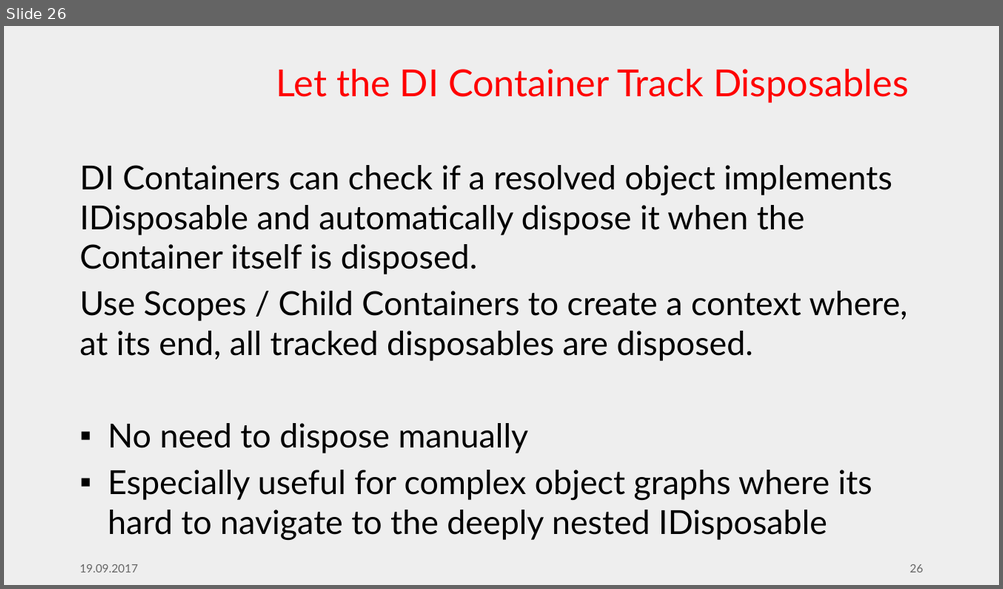
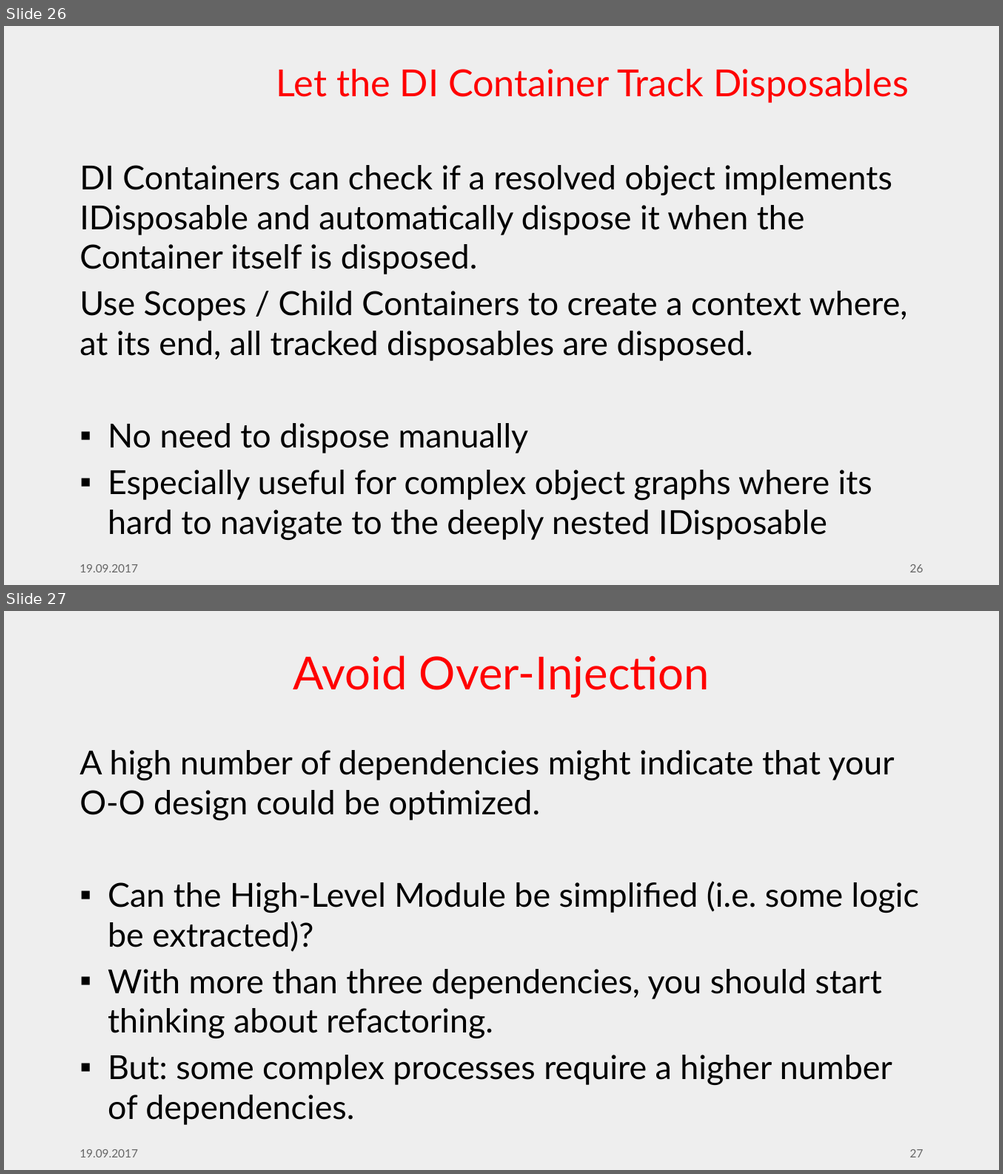
Before and after one commit to feO2x/AdcCore2017.DependencyInjection, a slide deck: ADC Core 2017 - Designing ASP.NET Core Apps with Dependency Injection in Mind.pptx. Shown one above the other, each under a label of ours: slide 26 before the commit, slides 26 and 27 after it. The pictures are 1003x589 and 1003x1174 pixels, drawn with LibreOffice and Linux fonts; fonts in the diff are those of the drawing; background and template pictures are left out. Boxes give left, top, right and bottom in pixels: in the first picture for what was removed or moved away, otherwise in the second. Text is boxed around its words. In the diff, an @@ line names an element or a change of style, - is before the commit and + after.

```diff
--- a/ADC Core 2017 - Designing ASP.NET Core Apps with Dependency Injection in Mind.pptx
+++ b/ADC Core 2017 - Designing ASP.NET Core Apps with Dependency Injection in Mind.pptx
@@ slide 27 added at <box>4,611,999,1170</box>, background #EEEEEE @@
@@ title added at <box>293,655,709,698</box>, 44 pt, text #FF0000 @@
+Avoid Over-Injection
@@ text added at <box>79,750,919,1125</box>, 32 pt, text #000000 @@
+A high number of dependencies might indicate that your O-O design could be optimized.
+▪ Can the High-Level Module be simplified (i.e. some logic be extracted)?
+▪ With more than three dependencies, you should start thinking about refactoring.
+▪ But: some complex processes require a higher number of dependencies.
@@ text added at <box>79,1150,138,1158</box>, 11 pt, text #656565 @@
+19.09.2017
@@ page number added at <box>910,1150,923,1158</box>, 11 pt, text #656565 @@
+27
```
Also in this commit, not shown: 2 slides changed, 5 other slides added, 1 other file.
